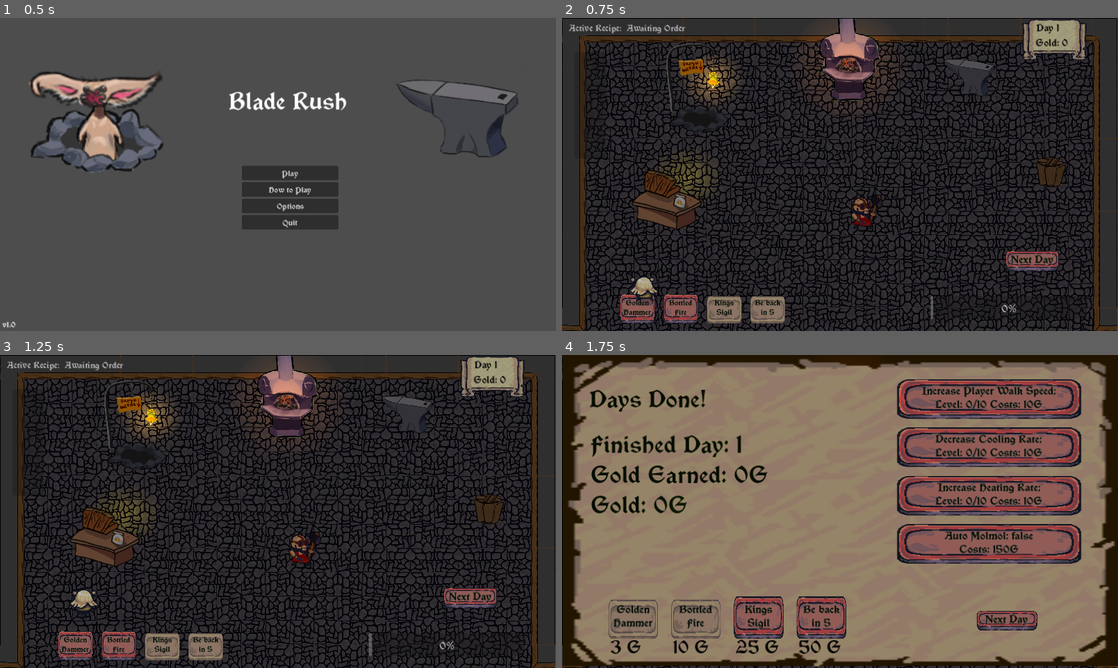
Above: before the commit, frames 1-4 (two rows, left to right).
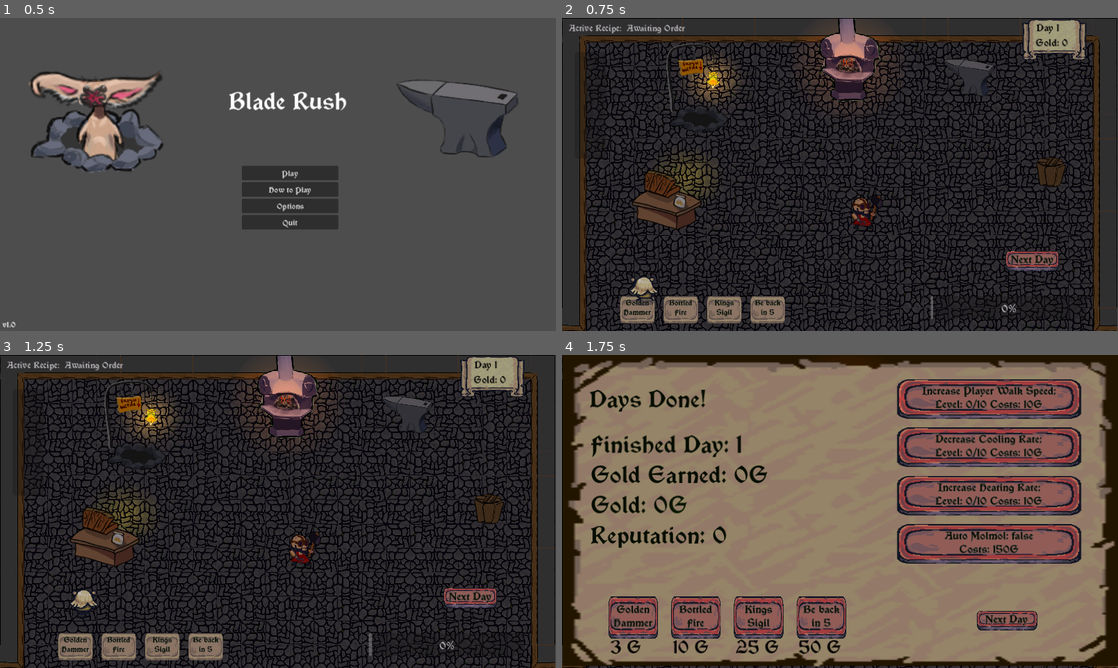
Above: after the commit, the same moments.

Repository: kevinjarocki/BladeRush2.0
Game: Godot game, scene res://menu.tscn
The game is run twice, just before and just after one commit, with the same random seed, the same clock (stepped at 60 frames per second) and the same inputs.
Inputs:
- Up to frame 1 (0.5 s): no input
- Up to frame 2 (0.75 s): click "Play" at 0.5 s
- Up to frame 3 (1.25 s): no input
- Up to frame 4 (1.75 s): click "Next Day" at 1.25 s

Frame 1 is identical in both runs. In frame 2, 0.6% of the frame differs, in the area x 10-25%, y 88-98%; in frame 3, 0.6%; in frame 4, 1.9%, in the area x 5-30%, y 54-91%.

Commit message:
rep system

Diff:
--- a/AnvilGame.gd
+++ b/AnvilGame.gd
@@ -47,7 +47,6 @@
 		elif ingotInstance.temperature < ingotInstance.materialProperties["idealTemp"] - ingotInstance.materialProperties["idealTempRange"]:
 			tempMiss = (ingotInstance.materialProperties["idealTemp"] - ingotInstance.materialProperties["idealTempRange"]) - ingotInstance.temperature
 			TempQualitySubtract()
-		print("temp miss:",tempMiss)
 
 		#distance punishment
 		if owner.goldenHammerActive:
@@ -57,7 +56,6 @@
 			$GPUParticles2D.position = userClick
 			$GPUParticles2D.emitting = true
 		elif missDistance <= ingotInstance.recipeProperties["perfectRange"]:
-			print("Perfect Strike!")
 			$Perfect.play()
 			$GPUParticles2D.position = userClick
 			$GPUParticles2D.emitting = true
@@ -66,10 +64,11 @@
 				ingotInstance.quality = 0
 				ingotSprite.frame = 2
 				ingotFilter.frame = 2
+				#qualityHistory.append(ingotInstance.quality)
 			else:
 				ingotInstance.quality -= missDistance * ingotInstance.recipeProperties["punishRate"]
 		print("quality score" ,ingotInstance.quality)
-
+		#WHY IS THIS HERE??? Is this a duplicate of below?? it is apperently needed to index click position
 		ingotInstance.stage += 1
 		if (ingotInstance.stage < ingotInstance.recipeProperties["points"].size()):
 			nextClick.position = ingotInstance.recipeProperties["points"][ingotInstance.stage]
@@ -77,9 +76,10 @@
 		else:
 			ingotSprite.frame = 3
 			ingotFilter.frame = 3
+			#qualityHistory.append(ingotInstance.quality)
 			nextClick.killInstance()
 			gameCompletedBool = true
-			#gameCompleteSignal.emit(ingotInstance)
+			gameCompleteSignal.emit(ingotInstance)
 		if ingotSprite.frame == 2 or ingotFilter.frame ==2:
 			nextClick.killInstance()
 			gameCompletedBool = true
@@ -115,7 +115,9 @@
 	else:
 		ingotSprite.frame = 3
 		ingotFilter.frame = 3
+		#qualityHistory.append(ingotInstance.quality)
 		abortAnvilGame()
+
 
 	#await get_tree().create_timer(1.0).timeout
 
@@ -127,10 +129,10 @@
 		$Broken.play()
 		ingotSprite.frame = 2
 		ingotFilter.frame = 2
+		#qualityHistory.append(ingotInstance.quality)
 	elif abs(tempMiss) > 0 and abs(tempMiss) <= 1000:
 		tempQualityMod = -0.008*abs(tempMiss)
 		ingotInstance.quality += tempQualityMod
-	print("temp modifier : ",tempQualityMod)
 
 func _on_player_departed(body):
 	if body.owner.name == "Anvil":
@@ -162,4 +164,5 @@
 		instanceBudget = 1
 		gameCompleteSignal.emit(ingotInstance)
 		gameStarted = false
+	#print("quality history array: ",qualityHistory)
 	hide()
--- a/AnvilGame.tscn
+++ b/AnvilGame.tscn
@@ -112,6 +112,7 @@
 }]
 
 [sub_resource type="ParticleProcessMaterial" id="ParticleProcessMaterial_h4lqw"]
+particle_flag_disable_z = true
 inherit_velocity_ratio = 1.0
 direction = Vector3(1, -0.4, 0)
 spread = 180.0
@@ -173,5 +174,3 @@
 one_shot = true
 explosiveness = 1.0
 randomness = 0.62
-interpolate = false
-fract_delta = false
--- a/EndDay.gd
+++ b/EndDay.gd
@@ -20,7 +20,7 @@
 	$Control/PlayerSpeedInc.text = "Increase Player Walk Speed; \nLevel: " + str(owner.playerSpeedModInc) + "/10 Costs: " + str(owner.playerSpeedModCost[owner.playerSpeedModInc]) + "G"
 	$Control/CoolingRateDec.text = "Decrease Cooling Rate; \nLevel: " + str(owner.coolingModInc) + "/10 Costs: " + str(owner.coolingModCost[owner.coolingModInc]) + "G"
 	$Control/HeatRateInc.text = "Increase Heating Rate; \nLevel: " + str(owner.heatingModInc) + "/10 Costs: " + str(owner.heatingModCost[owner.heatingModInc]) + "G"
-	$Control/Info.text = "Finished Day: " + str(owner.day) + "\nGold Earned: " + str(moneyEarned) + "G\nGold: " + str(owner.money) + "G"
+	$Control/Info.text = "Finished Day: " + str(owner.day) + "\nGold Earned: " + str(moneyEarned) + "G\nGold: " + str(owner.money) + "G\nReputation: " + str(floor(owner.rep))
 	$Control/AutoIngot.text = "Auto Molmol: " + str(owner.autoMolmol) + "\nCosts: " + str(owner.autoMolmolCost) + "G"
 
 	$"Control/Golden Hammer".disabled = owner.goldenHammer
--- a/Ingot.gd
+++ b/Ingot.gd
@@ -10,6 +10,7 @@
 var recipe = []
 var stage = 0
 var bottledFireTime = 3
+signal appendQualityHistory
 
 var recipeProperties = {
 	"name" : "forged",
@@ -34,7 +35,6 @@
 # Called when the node enters the scene tree for the first time.
 func _ready():
 	var stage = 0
-
 # Called every frame. 'delta' is the elapsed time since the previous frame.
 func _process(delta):
 	var WhiteHot = Color(0.229,0.202,0.002,0.250)
@@ -52,6 +52,7 @@
 			temperature -= (materialProperties["coolRate"] * (1-coolingMod))
 		else:
 			temperature = 0
+
 
 func SetMaterialColor():
 	var targetColor = Color(0,0,0,0)
--- a/Player.gd
+++ b/Player.gd
@@ -71,7 +71,7 @@
 
 func _on_area_2d_body_entered(body):
 	station = body
-	print(station.name)
+	#print(station.name)
 
 func _on_area_2d_body_exited(body):
 	station = null
--- a/ShopManager.gd
+++ b/ShopManager.gd
@@ -18,13 +18,19 @@
 var coolingModInc = 0
 var playerSpeedModInc = 0
 
+#var ingotSprite = AnimatedSprite2D
+#var lastFrameState = 10
+#var currentFrameState = 10
+
+
 var heatingModCost = [10,12,15,20,25,35,45,50,60,80,100]
 var coolingModCost = [10,12,15,20,25,35,45,50,60,80,100]
 var playerSpeedModCost = [10,12,15,20,25,35,45,50,60,80,100]
 var autoMolmolCost = 150
 
-@export var goldenHammer = true
-@export var bottledFire = true
+
+@export var goldenHammer = false
+@export var bottledFire = false
 @export var kingsSigil = false
 @export var beBackIn5 = false
 @export var goldenHammerActive = false
@@ -42,6 +48,15 @@
 var taxesOwed = 0
 var ingotNode = null
 var gameFinished = false
+var quality = 0
+
+var recipeProgression = ["Dagger","Scimitar","Longsword","Axe","Rapier","Sabre","Tashi","Falchion"]
+var materialProgression = ["Tin","Iron","Bronze","Rune","Gold","Mithirl","Caledonite"]
+var challengeRating = 3.0
+var level = 3
+var qualityHistory = []
+var rep = 0
+
 
 var handPosition = Vector2(20,10)
 
@@ -69,18 +84,18 @@
 	"name": "sabre", "perfectRange": 6, "punishRate": 0.5, "value" : 2},
 
 	"Tashi" : {"points": [Vector2(566, 287),Vector2(567, 287),Vector2(527, 360),Vector2(581, 247),Vector2(526, 327),Vector2(525, 328),Vector2(640, 258),Vector2(515, 364),Vector2(591, 237),Vector2(474, 412),Vector2(428, 387),Vector2(651, 240),Vector2(530, 370),Vector2(530, 371)],
-	"name": "tashi", "perfectRange": 15, "punishRate": 1.5, "value" : 2}
+	"name": "tashi", "perfectRange": 15, "punishRate": 1.5, "value" : 3}
 }
 
 var materialBook = {
 
-	"Tin" : {"name": "tin", "coolRate" : 4, "heatRate" : 25, "idealTemp": 7500, "idealTempRange": 1200, "valueMod": 2, "cost": 0},
-	"Iron" : {"name": "iron", "coolRate" : 8, "heatRate" : 25, "idealTemp": 6600, "idealTempRange": 800, "valueMod": 3, "cost": 1},
-	"Bronze" : {"name": "bronze", "coolRate" : 5, "heatRate" : 25, "idealTemp": 4000, "idealTempRange": 1000, "valueMod": 4, "cost": 1},
-	"Gold": {"name": "gold", "coolRate" : 20, "heatRate" : 50, "idealTemp": 3000, "idealTempRange": 500, "valueMod": 6, "cost": 1},
-	"Rune": {"name": "rune", "coolRate" : 15, "heatRate" : 40, "idealTemp": 5500, "idealTempRange": 400, "valueMod": 7, "cost": 1},
-	"Mithril": {"name": "mithril", "coolRate" : 40, "heatRate" : 10, "idealTemp": 5000, "idealTempRange": 1000, "valueMod": 7, "cost": 1},
-	"Caledonite": {"name": "caledonite", "coolRate" : 4, "heatRate" : 20, "idealTemp": 7000, "idealTempRange": 200, "valueMod": 8, "cost": 1}
+	"Tin" : {"name": "tin", "coolRate" : 4, "heatRate" : 25, "idealTemp": 7500, "idealTempRange": 1200, "valueMod": 3, "cost": 0},
+	"Iron" : {"name": "iron", "coolRate" : 8, "heatRate" : 25, "idealTemp": 6600, "idealTempRange": 800, "valueMod": 4, "cost": 1},
+	"Bronze" : {"name": "bronze", "coolRate" : 5, "heatRate" : 25, "idealTemp": 4000, "idealTempRange": 1000, "valueMod": 2, "cost": 1},
+	"Gold": {"name": "gold", "coolRate" : 20, "heatRate" : 50, "idealTemp": 3000, "idealTempRange": 500, "valueMod": 7, "cost": 1},
+	"Rune": {"name": "rune", "coolRate" : 15, "heatRate" : 40, "idealTemp": 5500, "idealTempRange": 400, "valueMod": 6, "cost": 1},
+	"Mithril": {"name": "mithril", "coolRate" : 30, "heatRate" : 10, "idealTemp": 5000, "idealTempRange": 500, "valueMod": 7, "cost": 1},
+	"Caledonite": {"name": "caledonite", "coolRate" : 4, "heatRate" : 20, "idealTemp": 7000, "idealTempRange": 100, "valueMod": 8, "cost": 1}
 }
 
 func _process(delta):
@@ -114,6 +129,12 @@
 	$"GUI HUD/Kings Sigil/Sprite2D2".visible = kingsSigilActive
 	$"GUI HUD/Be Back in 5/Sprite2D3".visible = beBackIn5Active
 	$"GUI HUD/Bottled Fire/Sprite2D4".visible = bottledFireActive
+
+	#if currentFrameState != lastFrameState:
+		#if currentFrameState == 3 or currentFrameState == 2:
+			#appendQualityHistory()
+			#print("state changed in ingot")
+		#lastFrameState = currentFrameState
 
 func _on_player_interacted(station):
 
@@ -197,6 +218,10 @@
 		$Player.add_child(ingotNode)
 		ingotNode.position = handPosition
 		ingotNode.scale = Vector2(1.5,1.5)
+		#ingotSprite = ingotNode.get_node("AnimatedSprite2D")
+		#lastFrameState = ingotSprite.frame
+		#CurrentFrameState = ingotSprite.frame
+		#print(lastFrameState)
 		print ("Picked up ingot")
 
 		ingotNode.recipeProperties = recipeBook[activeRecipe]
@@ -223,6 +248,9 @@
 			var recipeValue = ingotNode.recipeProperties["value"]
 			var materialValue = ingotNode.materialProperties["valueMod"]
 			var sellValue = 0
+
+			rep = appendQualityHistory(ingotNode.quality)/100 * qualityHistory.size()
+			print("rep: ",rep)
 
 			if ingotNode.quality == 100:
 				sellValue = int(recipeValue*materialValue*4)
@@ -261,8 +289,25 @@
 		else: print("Sorry bar is not complete")
 
 	elif activeRecipe == "Awaiting Order" and get_tree().get_nodes_in_group("customer"):
-		activeRecipe = recipeBook.keys()[randi_range(0, recipeBook.size()-1)]
-		activeMaterial = materialBook.keys()[randi_range(0, materialBook.size()-1)]
+
+		challengeRating = 3 + rep/3
+		level = floor(challengeRating)
+		if level <= recipeProgression.size():
+			activeRecipe = recipeProgression[randi_range(0,level-1)]
+		else:
+			activeRecipe = recipeProgression[randi_range(0,recipeProgression.size()-1)]
+
+		challengeRating = 3 + rep/4
+		level = floor(challengeRating)
+		if level <= materialProgression.size():
+			activeMaterial = materialProgression[randi_range(0,level-1)]
+		else:
+			activeMaterial = materialProgression[randi_range(0,materialProgression.size()-1)]
+
+		#activeRecipe = recipeBook.keys()[randi_range(0, recipeBook.size()-1)]
+		#activeMaterial = materialBook.keys()[randi_range(0, materialBook.size()-1)]
+
+
 
 		if autoMolmol:
 			playerAtOreBox()
@@ -338,7 +383,8 @@
 
 func _input(event):
 	if Input.is_action_just_pressed("click"):
-		print(event.get_position())
+		#print(event.get_position())
+		pass
 
 func _on_button_pressed():
 	#SilentWolf.Scores.save_score("GitDumpster", 105)
@@ -504,3 +550,15 @@
 		for child in $AnvilGame.get_children():
 			if child.is_in_group("ingot"):
 				child.bottledFire(3)
+
+func appendQualityHistory(tempQuality):
+	var historySum = 0.0
+	qualityHistory.append(tempQuality)
+	for x in qualityHistory:
+		historySum += x
+	return(historySum/qualityHistory.size())
+	print(qualityHistory)
+
+
+func _on_ingot_append_quality_history():
+	print("ingot done")
--- a/ingot.tscn
+++ b/ingot.tscn
@@ -298,7 +298,7 @@
 modulate = Color(0.168627, 0.168627, 0.168627, 0.752941)
 scale = Vector2(0.3, 0.3)
 sprite_frames = SubResource("SpriteFrames_6qvr0")
-animation = &"tashi"
+animation = &"longsword"
 
 [node name="Filter" type="AnimatedSprite2D" parent="."]
 self_modulate = Color(0.788235, 0.678431, 0.67451, 1)
Not shown, removed: Assets/Shareef/.trashCan.kra-autosave.kra
Not shown, changed: Assets/Shareef/TrashCan.kra
Not shown, changed: Assets/Shareef/trashCan.kra~
Not shown, added: Assets/Shareef/tutOverlay.kra
Not shown, added: Assets/Shareef/tutOverlay.kra~
